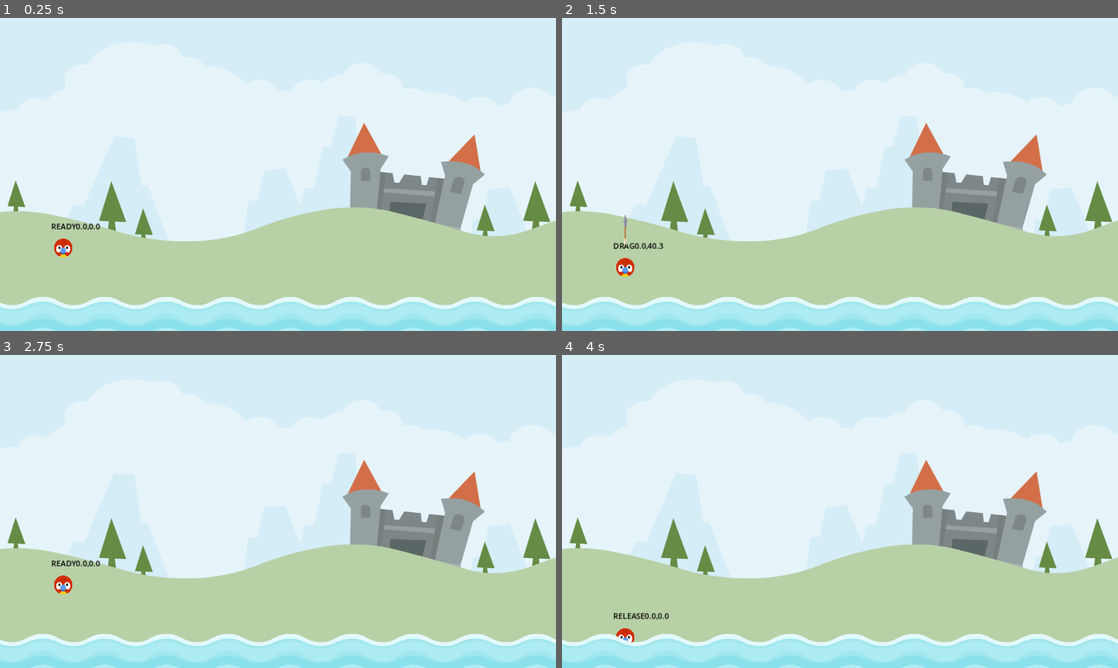
Above: before the commit, frames 1-4 (two rows, left to right).
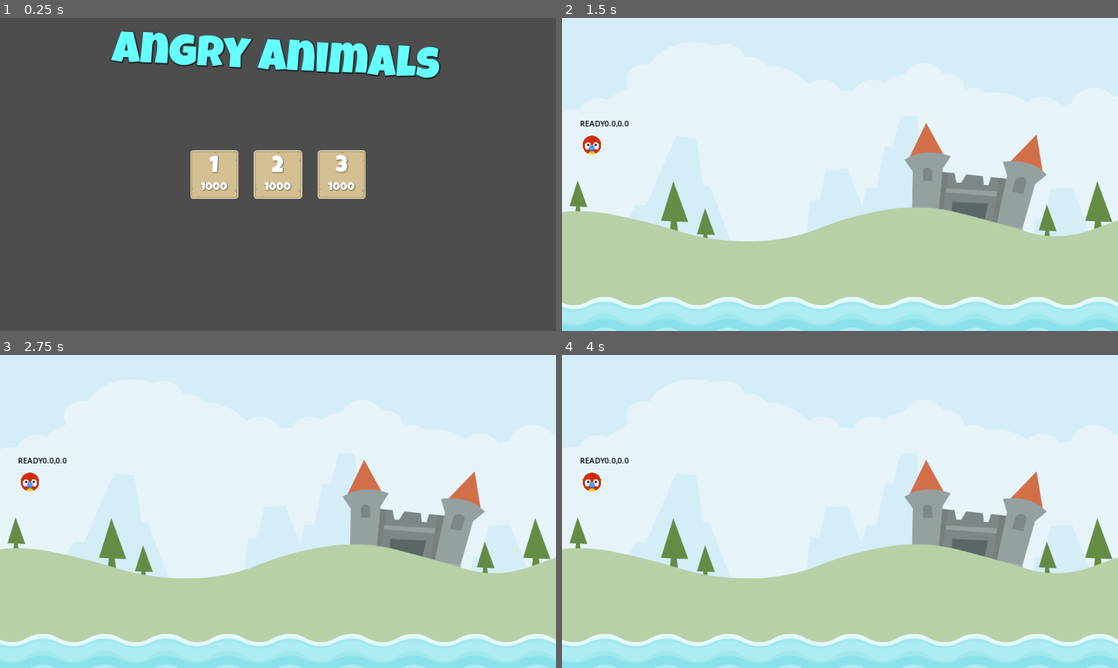
Above: after the commit, the same moments.

Repository: PrimalArts/AngryAnimals
Game: Godot game, scene res://scenes/main/main.tscn
Two runs of this game, one before a commit and one after it. Both use one fixed random seed, a clock stepped at 60 frames per second and the inputs below. Before the commit the project starts from res://scenes/Level/level.tscn.
Inputs (mouse positions are in pixels of both pictures, inside the frame that each line leads up to):
- Up to frame 1 (0.25 s): no input
- Up to frame 2 (1.5 s): click (778, 174) at 0.52 s; tap Enter at 1.25 s; drag from (623, 246) to (851, 305) at 1.27 s
- Up to frame 3 (2.75 s): drag from (166, 527) to (289, 642) at 2.02 s
- Up to frame 4 (4 s): tap Space at 2.75 s; move the mouse to (623, 583) at 2.77 s; press the mouse at (623, 583) at 2.78 s; release the mouse at (623, 583) at 3.5 s; tap Enter at 3.5 s; drag from (812, 574) to (673, 464) at 3.52 s

The runs differ from the first frame. In frame 1, 100% of the frame differs, in the area x 0-100%, y 0-100%; in frame 2, 0.6%; in frame 3, 0.5%; in frame 4, 0.5%.

Commit message:
feat: levels

Diff:
--- /dev/null
+++ b/assets/lg_24.tres
@@ -0,0 +1,9 @@
+[gd_resource type="LabelSettings" load_steps=2 format=3 uid="uid://dtibjer1ha2ik"]
+
+[ext_resource type="FontFile" uid="uid://cjxulfyo6yuem" path="res://assets/fonts/LuckiestGuy-Regular.ttf" id="1_ee8vs"]
+
+[resource]
+font = ExtResource("1_ee8vs")
+font_size = 24
+shadow_size = 3
+shadow_color = Color(0, 0, 0, 0.360784)
--- /dev/null
+++ b/assets/lg_48.tres
@@ -0,0 +1,9 @@
+[gd_resource type="LabelSettings" load_steps=2 format=3 uid="uid://dsb1012emvhx4"]
+
+[ext_resource type="FontFile" uid="uid://cjxulfyo6yuem" path="res://assets/fonts/LuckiestGuy-Regular.ttf" id="1_rhgmr"]
+
+[resource]
+font = ExtResource("1_rhgmr")
+font_size = 48
+shadow_size = 3
+shadow_color = Color(0, 0, 0, 0.360784)
--- a/project.godot
+++ b/project.godot
@@ -11,7 +11,7 @@
 [application]
 
 config/name="Angr"
-run/main_scene="res://scenes/Level/level.tscn"
+run/main_scene="res://scenes/main/main.tscn"
 config/features=PackedStringArray("4.2", "Mobile")
 config/icon="res://icon.svg"
 
--- a/scenes/Level/level.gd
+++ b/scenes/Level/level.gd
@@ -2,14 +2,15 @@
 
 const ANIMAL = preload("res://scenes/animal/animal.tscn")
 @onready var animal_start = $AnimalStart
-
+const MAIN = preload("res://scenes/main/main.tscn")
 # Called when the node enters the scene tree for the first time.
 func _ready():
 	SignalManager.on_animal_died.connect(_on_animal_died)
 	initAnimal()
 
 func _process(delta):
-	pass
+	if Input.is_key_pressed(KEY_ESCAPE):
+		get_tree().change_scene_to_packed(MAIN)
 
 
 func _on_animal_died():
--- a/scenes/Level/level.tscn
+++ b/scenes/Level/level.tscn
@@ -8,7 +8,7 @@
 script = ExtResource("1_xcg7c")
 
 [node name="AnimalStart" type="Marker2D" parent="."]
-position = Vector2(131, 476)
+position = Vector2(62, 263)
 scale = Vector2(1.2, 1)
 
 [node name="Sprite2D" type="Sprite2D" parent="."]
--- /dev/null
+++ b/scenes/Level/level1.tscn
@@ -0,0 +1,9 @@
+[gd_scene load_steps=3 format=3 uid="uid://b2c8ci4cl002s"]
+
+[ext_resource type="PackedScene" uid="uid://b7803f73i55j0" path="res://scenes/Level/level.tscn" id="1_7nkde"]
+[ext_resource type="PackedScene" uid="uid://dukc6ckfls15" path="res://scenes/cup/cup.tscn" id="2_60yhu"]
+
+[node name="Level" instance=ExtResource("1_7nkde")]
+
+[node name="Cup" parent="." index="3" instance=ExtResource("2_60yhu")]
+position = Vector2(224, 500)
--- /dev/null
+++ b/scenes/Level/level2.tscn
@@ -0,0 +1,15 @@
+[gd_scene load_steps=3 format=3 uid="uid://bsod3c2anum8n"]
+
+[ext_resource type="PackedScene" uid="uid://b7803f73i55j0" path="res://scenes/Level/level.tscn" id="1_1gcee"]
+[ext_resource type="PackedScene" uid="uid://dukc6ckfls15" path="res://scenes/cup/cup.tscn" id="2_t3xjy"]
+
+[node name="Level" instance=ExtResource("1_1gcee")]
+
+[node name="Cup" parent="." index="3" instance=ExtResource("2_t3xjy")]
+position = Vector2(554, 317)
+
+[node name="Cup2" parent="." index="4" instance=ExtResource("2_t3xjy")]
+position = Vector2(350, 127)
+
+[node name="Cup3" parent="." index="5" instance=ExtResource("2_t3xjy")]
+position = Vector2(220, 396)
--- /dev/null
+++ b/scenes/Level/level3.tscn
@@ -0,0 +1,21 @@
+[gd_scene load_steps=3 format=3 uid="uid://chm1jqgpsi3er"]
+
+[ext_resource type="PackedScene" uid="uid://b7803f73i55j0" path="res://scenes/Level/level.tscn" id="1_40qp0"]
+[ext_resource type="PackedScene" uid="uid://dukc6ckfls15" path="res://scenes/cup/cup.tscn" id="2_58yjm"]
+
+[node name="Level" instance=ExtResource("1_40qp0")]
+
+[node name="Cup" parent="." index="3" instance=ExtResource("2_58yjm")]
+position = Vector2(255, 257)
+
+[node name="Cup2" parent="." index="4" instance=ExtResource("2_58yjm")]
+position = Vector2(499, 152)
+
+[node name="Cup3" parent="." index="5" instance=ExtResource("2_58yjm")]
+position = Vector2(312, 567)
+
+[node name="Cup4" parent="." index="6" instance=ExtResource("2_58yjm")]
+position = Vector2(637, 397)
+
+[node name="Cup5" parent="." index="7" instance=ExtResource("2_58yjm")]
+position = Vector2(1028, 166)
--- a/scenes/animal/animal.gd
+++ b/scenes/animal/animal.gd
@@ -14,6 +14,7 @@
 var _dragged_vector: Vector2 = Vector2.ZERO
 var _last_dragged_vector: Vector2 = Vector2.ZERO
 var _arrow_scale_x: float = 0.0
+var _last_colision_count: int = 0
 
 var _state: ANIMAL_STATE = ANIMAL_STATE.READY
 
@@ -21,12 +22,20 @@
 @onready var strecth_sound = $StrecthSound
 @onready var arrow = $Arrow
 @onready var launch_sound = $LaunchSound
+@onready var kick_sound = $KickSound
+
 @onready var animation_player = $AnimationPlayer
 
 func _ready():
 	_arrow_scale_x = arrow.scale.x
 	arrow.hide()
 	_start = position
+
+
+func reset():
+	_state = ANIMAL_STATE.READY
+	_start = position
+	animation_player.stop()
 
 func _physics_process(delta):
 
@@ -62,9 +71,12 @@
 	freeze = false
 	var imp = get_impulse()
 	start_rotation(imp)
+
 	apply_central_impulse(imp)
 
 	launch_sound.play()
+
+	SignalManager.on_attempt_made.emit()
 
 func set_new_state(new_state: ANIMAL_STATE) -> void:
 	_state = new_state
@@ -123,13 +135,35 @@
 	drag_in_limits()
 	scale_arrow()
 
+func update_flight():
+	play_colision()
+
+func play_colision():
+	if (_last_colision_count == 0 and get_contact_count() > 0 and !kick_sound.playing):
+		kick_sound.play()
+	_last_colision_count = get_contact_count()
+
 func update(delta: float) -> void:
 	match  _state:
 		ANIMAL_STATE.DRAG:
 			update_drag()
+		ANIMAL_STATE.RELEASE:
+			update_flight()
 
 
 
 func _on_input_event(viewport, event: InputEvent, shape_idx):
 	if _state == ANIMAL_STATE.READY and event.is_action_pressed("drag"):
 			set_new_state(ANIMAL_STATE.DRAG)
+
+
+
+
+
+func _on_sleeping_state_changed():
+	if sleeping:
+		var cb = get_colliding_bodies()
+		if cb.size() > 0:
+			cb[0].die()
+		animation_player.stop()
+		call_deferred("_die")
--- a/scenes/animal/animal.tscn
+++ b/scenes/animal/animal.tscn
@@ -1,10 +1,14 @@
-[gd_scene load_steps=9 format=3 uid="uid://b06dg2bwclg3c"]
+[gd_scene load_steps=11 format=3 uid="uid://b06dg2bwclg3c"]
 
 [ext_resource type="Texture2D" uid="uid://c637f1lav4ohe" path="res://assets/player/parrot.png" id="1_1mou6"]
 [ext_resource type="Script" path="res://scenes/animal/animal.gd" id="1_bjk2a"]
 [ext_resource type="Texture2D" uid="uid://d2sonw12dlcih" path="res://assets/items/arrow.png" id="3_2uyw6"]
 [ext_resource type="AudioStream" uid="uid://c7cw0mhagl06w" path="res://assets/audio/stretch2.ogg" id="4_lj3nm"]
 [ext_resource type="AudioStream" uid="uid://qurn8ccek0n2" path="res://assets/audio/catapult.ogg" id="5_hvakn"]
+[ext_resource type="AudioStream" uid="uid://d0j4sjujwbaui" path="res://assets/audio/kick_wood.ogg" id="6_lr03w"]
+
+[sub_resource type="PhysicsMaterial" id="PhysicsMaterial_mmakl"]
+bounce = 0.2
 
 [sub_resource type="CircleShape2D" id="CircleShape2D_5ppku"]
 radius = 19.0
@@ -32,7 +36,10 @@
 
 [node name="Animal" type="RigidBody2D"]
 input_pickable = true
+physics_material_override = SubResource("PhysicsMaterial_mmakl")
 freeze = true
+max_contacts_reported = 1
+contact_monitor = true
 script = ExtResource("1_bjk2a")
 
 [node name="Sprite2D" type="Sprite2D" parent="."]
@@ -70,5 +77,9 @@
 "": SubResource("AnimationLibrary_cuy0t")
 }
 
+[node name="KickSound" type="AudioStreamPlayer2D" parent="."]
+stream = ExtResource("6_lr03w")
+
 [connection signal="input_event" from="." to="." method="_on_input_event"]
+[connection signal="sleeping_state_changed" from="." to="." method="_on_sleeping_state_changed"]
 [connection signal="screen_exited" from="VisibleOnScreenNotifier2D" to="." method="_on_screen_exited"]
--- /dev/null
+++ b/scenes/cup/cup.gd
@@ -0,0 +1,14 @@
+extends StaticBody2D
+
+
+@onready var animation_player = $AnimationPlayer
+
+
+func die() -> void:
+	animation_player.play("vanish")
+
+
+
+func _on_animation_player_animation_finished(anim_name):
+	SignalManager.on_cup_destroyed.emit()
+	queue_free()
--- /dev/null
+++ b/scenes/cup/cup.tscn
@@ -0,0 +1,74 @@
+[gd_scene load_steps=7 format=3 uid="uid://dukc6ckfls15"]
+
+[ext_resource type="Script" path="res://scenes/cup/cup.gd" id="1_bgvpt"]
+[ext_resource type="Texture2D" uid="uid://xo6f82et7d3p" path="res://assets/env/elementWood004.png" id="1_lrnv7"]
+[ext_resource type="Texture2D" uid="uid://cq4j6ndhu6ce3" path="res://assets/env/elementWood015.png" id="2_8vu5c"]
+[ext_resource type="AudioStream" uid="uid://dyc535a4mutqi" path="res://assets/audio/vanish.wav" id="3_qfckt"]
+
+[sub_resource type="Animation" id="Animation_2ci0s"]
+resource_name = "vanish"
+length = 0.9
+tracks/0/type = "value"
+tracks/0/imported = false
+tracks/0/enabled = true
+tracks/0/path = NodePath("../Sprites:scale")
+tracks/0/interp = 1
+tracks/0/loop_wrap = true
+tracks/0/keys = {
+"times": PackedFloat32Array(0, 0.2, 0.7),
+"transitions": PackedFloat32Array(1, 1, 1),
+"update": 0,
+"values": [Vector2(0.2, 0.2), Vector2(0.5, 0.5), Vector2(2.08165e-12, 2.08165e-12)]
+}
+tracks/1/type = "audio"
+tracks/1/imported = false
+tracks/1/enabled = true
+tracks/1/path = NodePath(".")
+tracks/1/interp = 1
+tracks/1/loop_wrap = true
+tracks/1/keys = {
+"clips": [{
+"end_offset": 0.0,
+"start_offset": 0.0,
+"stream": ExtResource("3_qfckt")
+}],
+"times": PackedFloat32Array(0)
+}
+tracks/1/use_blend = true
+
+[sub_resource type="AnimationLibrary" id="AnimationLibrary_027wr"]
+_data = {
+"vanish": SubResource("Animation_2ci0s")
+}
+
+[node name="Cup" type="StaticBody2D"]
+script = ExtResource("1_bgvpt")
+
+[node name="Sprites" type="Node2D" parent="."]
+scale = Vector2(0.5, 0.5)
+
+[node name="Sprite2D" type="Sprite2D" parent="Sprites"]
+position = Vector2(-72, -68)
+texture = ExtResource("1_lrnv7")
+
+[node name="Sprite2D2" type="Sprite2D" parent="Sprites"]
+position = Vector2(72, -68)
+texture = ExtResource("1_lrnv7")
+flip_h = true
+
+[node name="Sprite2D3" type="Sprite2D" parent="Sprites"]
+texture = ExtResource("2_8vu5c")
+
+[node name="CollisionPolygon2D" type="CollisionPolygon2D" parent="."]
+polygon = PackedVector2Array(-53, -51, -55, 17, 54, 17, 53, -51, 20, -17, -19, -17)
+
+[node name="Vanish" type="AudioStreamPlayer2D" parent="."]
+stream = ExtResource("3_qfckt")
+
+[node name="AnimationPlayer" type="AnimationPlayer" parent="."]
+root_node = NodePath("../Vanish")
+libraries = {
+"": SubResource("AnimationLibrary_027wr")
+}
+
+[connection signal="animation_finished" from="AnimationPlayer" to="." method="_on_animation_player_animation_finished"]
--- /dev/null
+++ b/scenes/level_button/level_button.gd
@@ -0,0 +1,26 @@
+extends TextureButton
+
+const HOVER_SCALE: Vector2 = Vector2(1.1, 1.1)
+const DEFAULT_SCALE: Vector2 = Vector2(1.0, 1.0)
+
+@export var level_number: int = 1
+
+@onready var level_label = $MC/VBoxContainer/LevelLabel
+@onready var score_label = $MC/VBoxContainer/ScoreLabel
+
+var _level_scene: PackedScene
+
+func _ready():
+	level_label.text = str(level_number)
+	_level_scene = load("res://scenes/Level/level%s.tscn" % level_number)
+
+func _on_pressed():
+	get_tree().change_scene_to_packed(_level_scene)
+
+
+func _on_mouse_entered():
+	scale = HOVER_SCALE
+
+
+func _on_mouse_exited():
+	scale = DEFAULT_SCALE
--- /dev/null
+++ b/scenes/level_button/level_button.tscn
@@ -0,0 +1,52 @@
+[gd_scene load_steps=5 format=3 uid="uid://cskuwspuowl17"]
+
+[ext_resource type="Texture2D" uid="uid://dg70gwww8seae" path="res://assets/ui/panel_beige.png" id="1_w6i7d"]
+[ext_resource type="Script" path="res://scenes/level_button/level_button.gd" id="2_hn3dg"]
+[ext_resource type="LabelSettings" uid="uid://dsb1012emvhx4" path="res://assets/lg_48.tres" id="2_yg8gj"]
+[ext_resource type="LabelSettings" uid="uid://dtibjer1ha2ik" path="res://assets/lg_24.tres" id="3_xa25w"]
+
+[node name="LevelButton" type="TextureButton"]
+anchors_preset = 8
+anchor_left = 0.5
+anchor_top = 0.5
+anchor_right = 0.5
+anchor_bottom = 0.5
+offset_left = -20.0
+offset_top = -20.0
+offset_right = 20.0
+offset_bottom = 20.0
+grow_horizontal = 2
+grow_vertical = 2
+pivot_offset = Vector2(50, 50)
+texture_normal = ExtResource("1_w6i7d")
+script = ExtResource("2_hn3dg")
+
+[node name="MC" type="MarginContainer" parent="."]
+layout_mode = 1
+anchors_preset = 15
+anchor_right = 1.0
+anchor_bottom = 1.0
+grow_horizontal = 2
+grow_vertical = 2
+theme_override_constants/margin_top = 10
+
+[node name="VBoxContainer" type="VBoxContainer" parent="MC"]
+layout_mode = 2
+
+[node name="LevelLabel" type="Label" parent="MC/VBoxContainer"]
+layout_mode = 2
+text = "3"
+label_settings = ExtResource("2_yg8gj")
+horizontal_alignment = 1
+vertical_alignment = 1
+
+[node name="ScoreLabel" type="Label" parent="MC/VBoxContainer"]
+layout_mode = 2
+text = "1000"
+label_settings = ExtResource("3_xa25w")
+horizontal_alignment = 1
+vertical_alignment = 1
+
+[connection signal="mouse_entered" from="." to="." method="_on_mouse_entered"]
+[connection signal="mouse_exited" from="." to="." method="_on_mouse_exited"]
+[connection signal="pressed" from="." to="." method="_on_pressed"]
--- /dev/null
+++ b/scenes/main/main.tscn
@@ -0,0 +1,82 @@
+[gd_scene load_steps=6 format=3 uid="uid://dlruq7ao3yr3m"]
+
+[ext_resource type="Texture2D" uid="uid://ckth7tyg6qu28" path="res://assets/env/MainBG.png" id="1_evvhi"]
+[ext_resource type="PackedScene" uid="uid://cskuwspuowl17" path="res://scenes/level_button/level_button.tscn" id="2_x0t1t"]
+[ext_resource type="FontFile" uid="uid://cjxulfyo6yuem" path="res://assets/fonts/LuckiestGuy-Regular.ttf" id="3_euxb0"]
+[ext_resource type="AudioStream" uid="uid://dhy1jeml6vxf2" path="res://assets/audio/birdsong.wav" id="4_yowv1"]
+
+[sub_resource type="LabelSettings" id="LabelSettings_ggp7v"]
+font = ExtResource("3_euxb0")
+font_size = 92
+font_color = Color(0.4, 1, 1, 1)
+shadow_size = 7
+shadow_color = Color(0, 0, 0, 0.592157)
+
+[node name="Main" type="Control"]
+layout_mode = 3
+anchors_preset = 15
+anchor_right = 1.0
+anchor_bottom = 1.0
+grow_horizontal = 2
+grow_vertical = 2
+
+[node name="TextureRect" type="TextureRect" parent="."]
+layout_mode = 1
+anchors_preset = 15
+anchor_right = 1.0
+anchor_bottom = 1.0
+offset_left = -58.0
+offset_top = -47.5
+offset_right = 58.0
+offset_bottom = 47.5
+grow_horizontal = 2
+grow_vertical = 2
+texture = ExtResource("1_evvhi")
+
+[node name="HB" type="HBoxContainer" parent="."]
+layout_mode = 1
+anchors_preset = 8
+anchor_left = 0.5
+anchor_top = 0.5
+anchor_right = 0.5
+anchor_bottom = 0.5
+offset_left = -182.0
+offset_top = -50.0
+offset_right = 182.0
+offset_bottom = 50.0
+grow_horizontal = 2
+grow_vertical = 2
+theme_override_constants/separation = 32
+
+[node name="LevelButton" parent="HB" instance=ExtResource("2_x0t1t")]
+layout_mode = 2
+
+[node name="LevelButton2" parent="HB" instance=ExtResource("2_x0t1t")]
+layout_mode = 2
+level_number = 2
+
+[node name="LevelButton3" parent="HB" instance=ExtResource("2_x0t1t")]
+layout_mode = 2
+level_number = 3
+
+[node name="MC" type="MarginContainer" parent="."]
+layout_mode = 1
+anchors_preset = 5
+anchor_left = 0.5
+anchor_right = 0.5
+offset_left = -341.0
+offset_right = 341.0
+offset_bottom = 100.0
+grow_horizontal = 2
+rotation = 0.0523599
+theme_override_constants/margin_top = 24
+
+[node name="Title" type="Label" parent="MC"]
+layout_mode = 2
+text = "Angry Animals"
+label_settings = SubResource("LabelSettings_ggp7v")
+horizontal_alignment = 1
+
+[node name="ThemeSong" type="AudioStreamPlayer" parent="."]
+stream = ExtResource("4_yowv1")
+autoplay = true
--- a/scenes/test/test.tscn
+++ b/scenes/test/test.tscn
@@ -46,7 +46,6 @@
 position = Vector2(787, 459)
 input_pickable = true
 physics_material_override = SubResource("PhysicsMaterial_4lcn1")
-freeze = true
 script = ExtResource("3_v7fq5")
 
 [node name="Sprite2D" type="Sprite2D" parent="Bird2"]
--- a/singletons/signal_manager.gd
+++ b/singletons/signal_manager.gd
@@ -1,3 +1,5 @@
 extends Node
 
 signal on_animal_died
+signal on_cup_destroyed
+signal on_attempt_made
Not shown, changed: assets/audio/birdsong.wav.import
